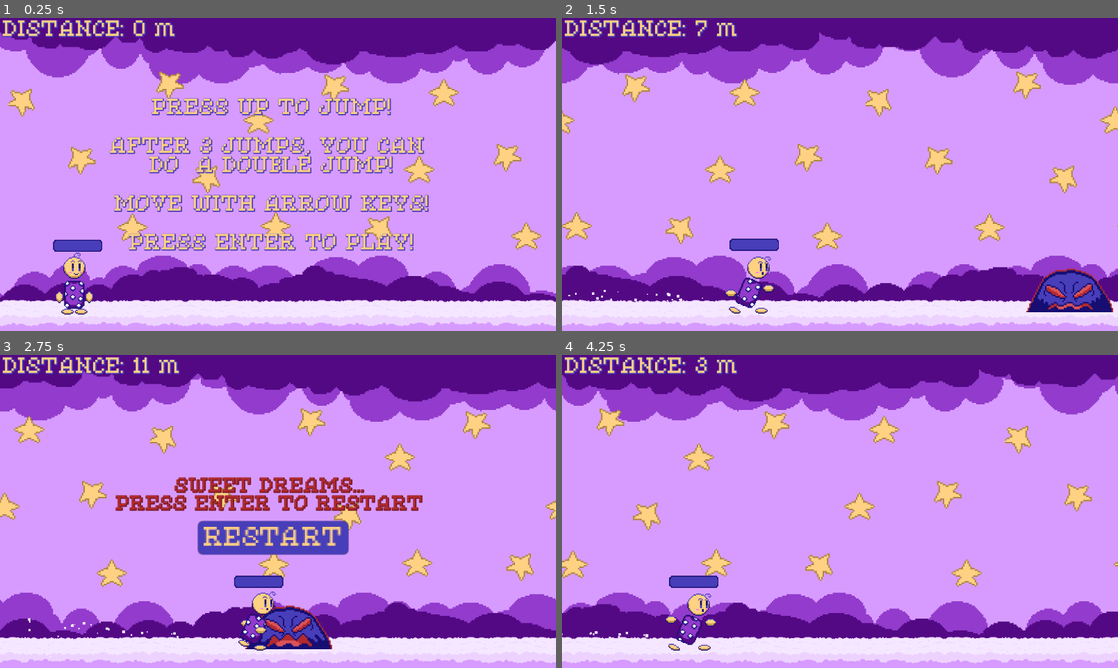
Above: before the commit, frames 1-4 (two rows, left to right).
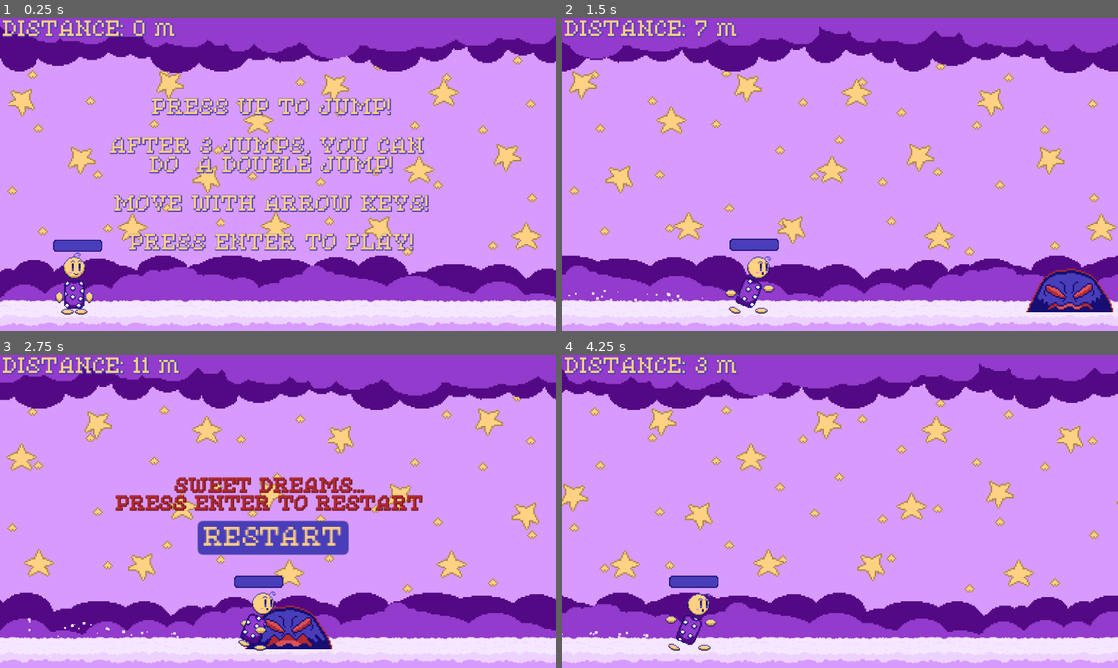
Above: after the commit, the same moments.

Repository: jacio-m/DreamRunner
Game: Godot game, scene res://Levels/Scenes/main.tscn
Same seed, same stepped clock (60 frames per second), same inputs: the game is played once before the commit and once after it.
Inputs:
- Up to frame 1 (0.25 s): no input
- Up to frame 2 (1.5 s): tap Enter (ui_accept) at 0.5, 0.77 s; hold Right (ui_right) from 0.53 s (still down)
- Up to frame 3 (2.75 s): tap Enter (ui_accept) at 1.52 s; release Right (ui_right) at 2.03 s; hold Left (ui_left) from 2.03 s (still down)
- Up to frame 4 (4.25 s): release Left (ui_left) at 2.75 s; click "RESTART" at 2.75 s; hold Right (ui_right) from 3.53 s (still down); tap Enter (ui_accept) at 3.77 s

The runs differ from the first frame. In frame 1, 27% of the frame differs, in the area x 0-100%, y 0-91%; in frame 2, 32%; in frame 3, 32%; in frame 4, 33%.

Commit message:
New Sprites for Enemies and BG
Added 2 new enemies: Shadow Shiba and Shadow Kitty. Made some changes into the BG sprite.

Diff:
--- a/Levels/Scenes/bg.tscn
+++ b/Levels/Scenes/bg.tscn
@@ -31,7 +31,7 @@
 centered = false
 
 [node name="ParallaxLayer3" type="ParallaxLayer" parent="."]
-motion_scale = Vector2(0.7, 0.875)
+motion_scale = Vector2(0.4, 0.5)
 motion_mirroring = Vector2(1152, 0)
 
 [node name="Sprite2D" type="Sprite2D" parent="ParallaxLayer3"]
Binary file added: Enemies/Shadows Sprites/kitty_shadow1.png
Not shown, added: Enemies/Shadows Sprites/kitty_shadow1.png.import
Binary file added: Enemies/Shadows Sprites/kitty_shadow2.png
Not shown, added: Enemies/Shadows Sprites/kitty_shadow2.png.import
Binary file added: Enemies/Shadows Sprites/shadow_shiba.png
Not shown, added: Enemies/Shadows Sprites/shadow_shiba.png.import
Binary file changed: Levels/Sprites/BG Sprites/bg_layer1.png
Binary file changed: Levels/Sprites/BG Sprites/bg_layer2.png
Binary file changed: Levels/Sprites/BG Sprites/bg_layer3.png
